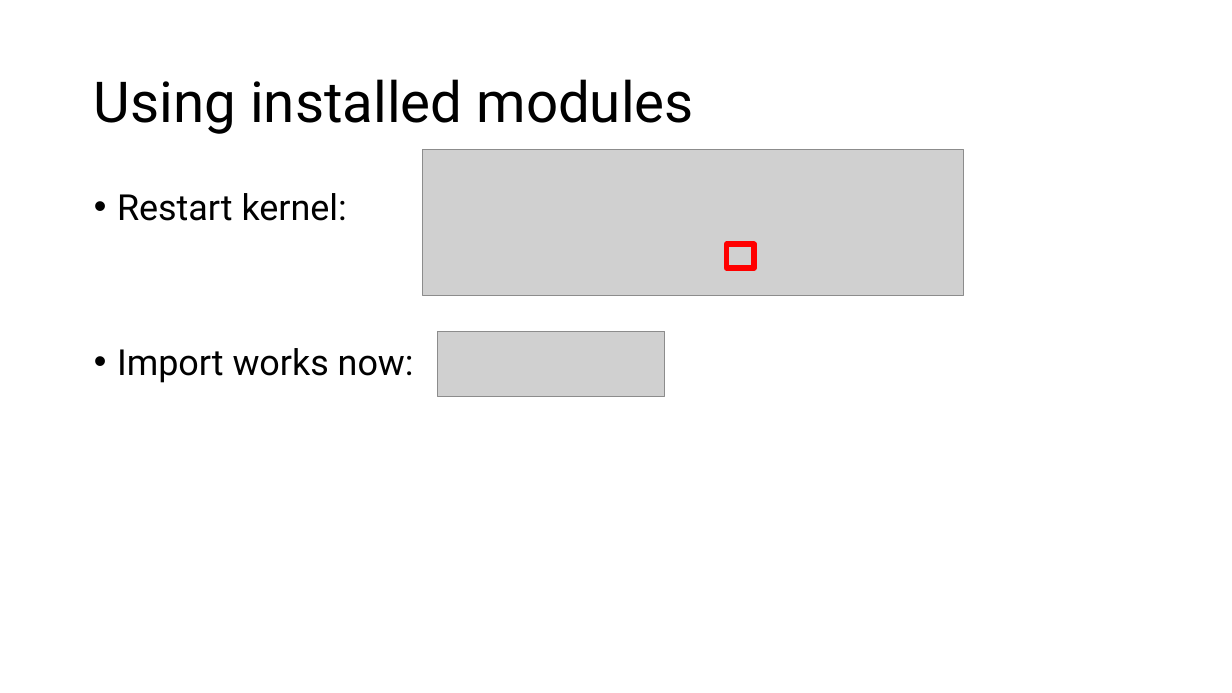
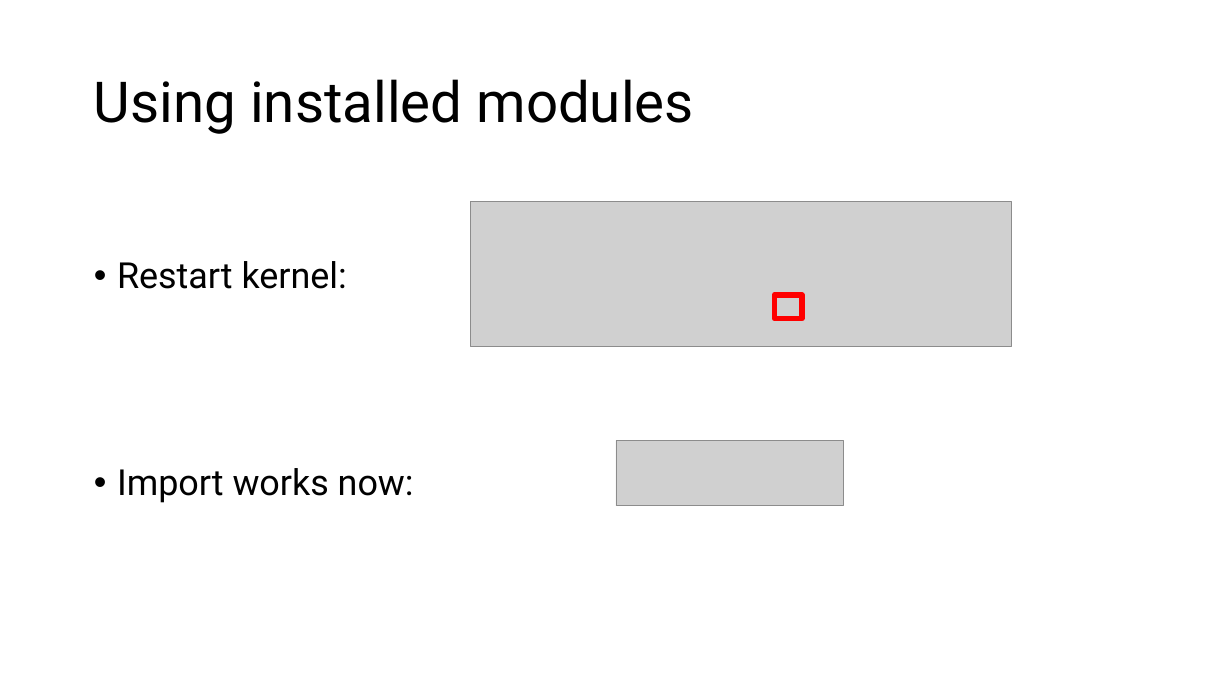
Before and after one commit to jonathanbollig/pycophy, a slide deck: slide 7 of Lecture Resources/Lecture Powerpoints/Chunk 7 - Imports.pptx. Drawn at 1232x693 pixels with LibreOffice and Linux fonts; fonts in the diff are those of the drawing; grey boxes stand for pictures. Boxes give left, top, right and bottom in pixels: in the first picture for what was removed or moved away, otherwise in the second. Text is boxed around its words. In the diff, an @@ line names an element or a change of style, - is before the commit and + after.

```diff
--- a/Lecture Resources/Lecture Powerpoints/Chunk 7 - Imports.pptx
+++ b/Lecture Resources/Lecture Powerpoints/Chunk 7 - Imports.pptx
@@ picture: place and size @@
-picture at [422,150,963,295]
+picture at [470,201,1011,347]
@@ text "Restart kernel:" rewrapped from [117,193,414,383] to [117,261,414,503] @@
@@ rectangle: place and size @@
-rectangle at [726,245,754,269]
+rectangle at [775,295,802,319]
@@ picture: place and size @@
-picture at [438,331,665,396]
+picture at [616,441,844,506]
```
Also in this commit, not shown: 2 other slides changed, 4 other files.
